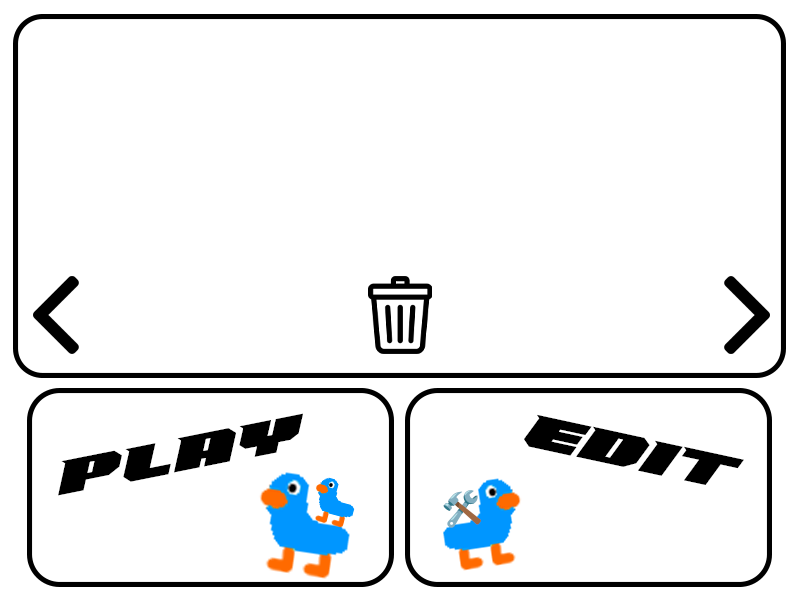
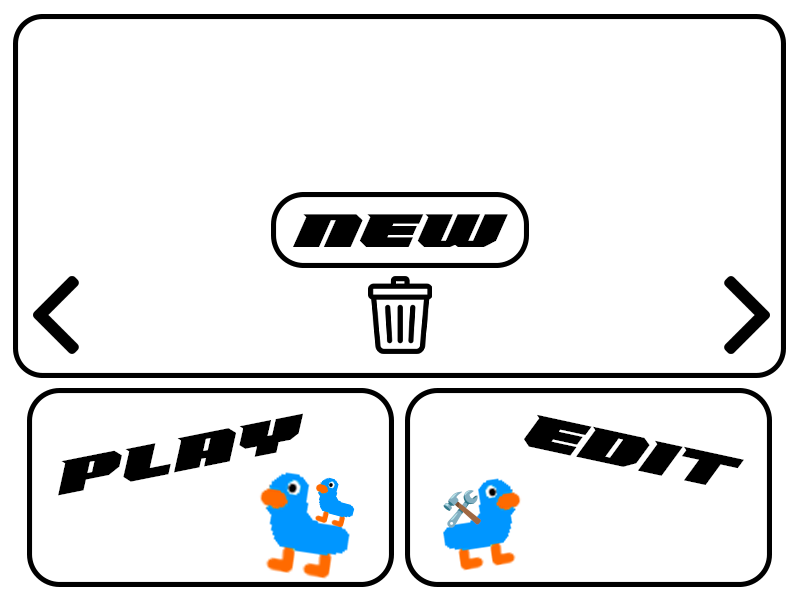
The second 800×600 image is a revision of the first. Changes to its layers:
added layer "NEW" above "Rectangle 3" over [293, 214, 508, 247]
added layer "Rectangle 3" above "Layer 4" over [271, 192, 529, 268]
